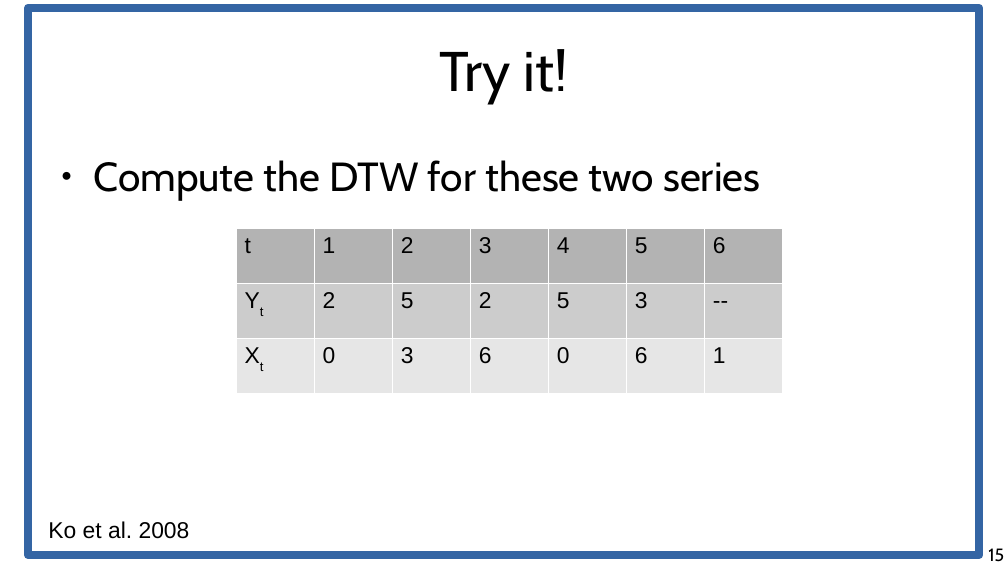
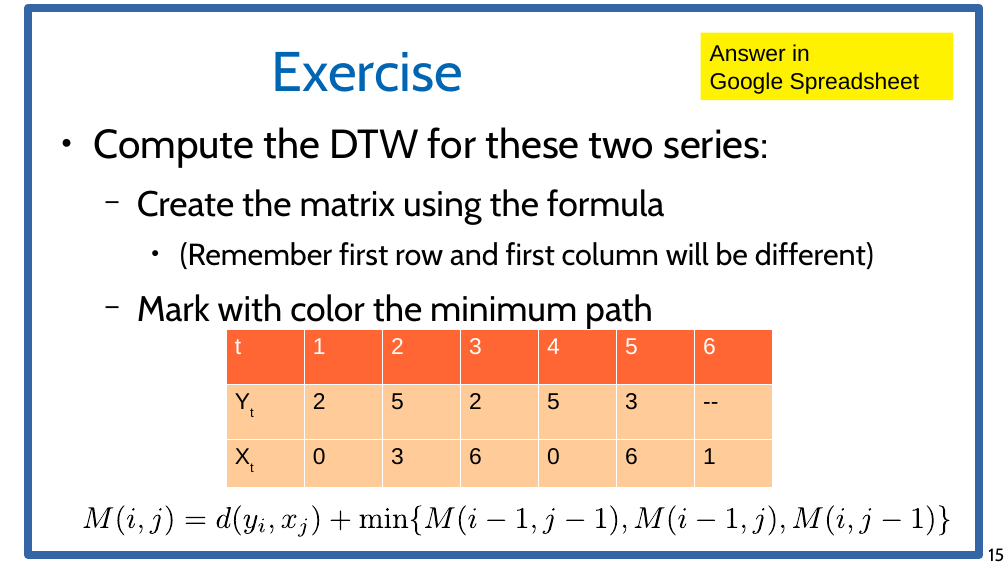
Before and after one commit to chatox/data-mining-course, a slide deck: slide 15 of theory/tt28_time_series_similarity.odp. Drawn at 1008x567 pixels with LibreOffice and Linux fonts; fonts in the diff are those of the drawing. Boxes give left, top, right and bottom in pixels: in the first picture for what was removed or moved away, otherwise in the second. Text is boxed around its words. In the diff, an @@ line names an element or a change of style, - is before the commit and + after.

```diff
--- a/theory/tt28_time_series_similarity.odp
+++ b/theory/tt28_time_series_similarity.odp
@@ title at <box>272,52,463,92</box>: text changed; text colour #000000 to #0066B3 @@
-Try it!
+Exercise
@@ rectangle added at <box>701,33,953,101</box>, fill #FFF200, 18 pt, text #000000 @@
+Answer in
+Google Spreadsheet
@@ text at <box>94,127,874,329</box>: text changed; size 32 to 28 pt @@
-● Compute the DTW for these two series
+● Compute the DTW for these two series:
+  − Create the matrix using the formula
+    ● (Remember first row and first column will be different)
+  − Mark with color the minimum path
@@ table at <box>226,329,770,487</box> @@
@@ fill #B3B3B3 to #FF6633 in row 1 @@
@@ fill #CCCCCC to #FFCC99 in row 2 @@
@@ fill #E6E6E6 to #FFCC99 in row 3 @@
@@ text colour #000000 to #FFFFFF in "t", "1", "2", "3" and 3 more places @@
@@ table: place and size @@
-table at <box>236,229,780,393</box>
+table at <box>226,329,770,487</box>
@@ group added at <box>82,506,952,537</box>: 50 freeform shapes @@
@@ text removed at <box>48,521,190,539</box> @@
-Ko et al. 2008
```
Also in this commit, not shown: 1 other slide changed, 2 slides added, 1 slide removed, 3 other files.
